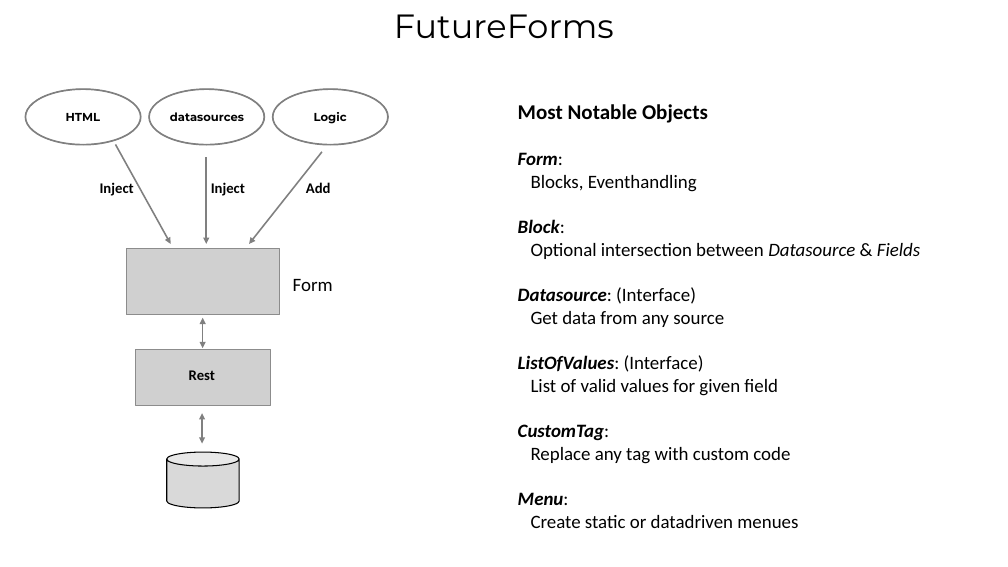
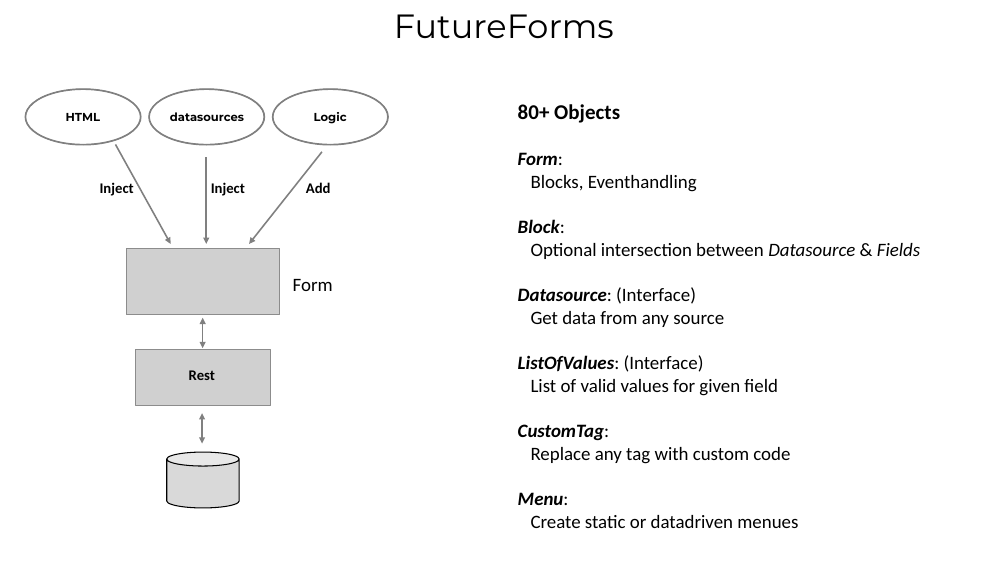
Before and after one commit to ahoeffner/forms42test, a slide deck: slide 5 of Trottinhg.pptx. Drawn at 1008x567 pixels with LibreOffice and Linux fonts; fonts in the diff are those of the drawing; grey boxes stand for pictures. Boxes give left, top, right and bottom in pixels: in the first picture for what was removed or moved away, otherwise in the second. Text is boxed around its words. In the diff, an @@ line names an element or a change of style, - is before the commit and + after.

```diff
--- a/Trottinhg.pptx
+++ b/Trottinhg.pptx
@@ text at [518, 104, 620, 123]: text changed @@
-Most Notable Objects
+80+ Objects
```
Also in this commit, not shown: 1 other slide changed.
